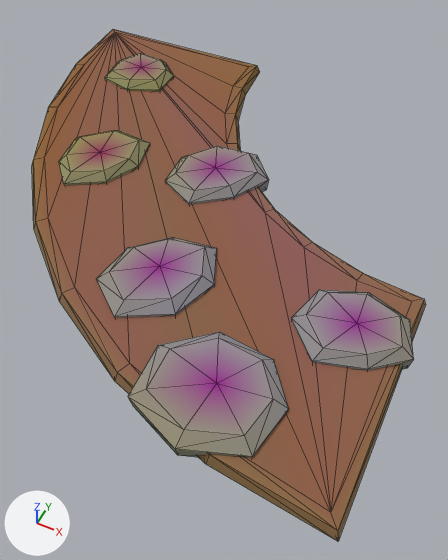
Renders of the glTF model ArtSource/Exports/Environment/Path_Stones_Curve.glb from each side of a commit.
Rendered twice from a camera (50 mm lens) standing at (2.0, -1.38, 2.07) and looking at (1.07, 0.47, -0.25). The lights are fixed; the arrows at lower left show +X, +Y and +Z. The first picture is the older version. Mesh edges are drawn as thin lines. Vertices at exactly the same position are counted once.

Names of what the first picture shows: 'Path_Stones_Curve'.
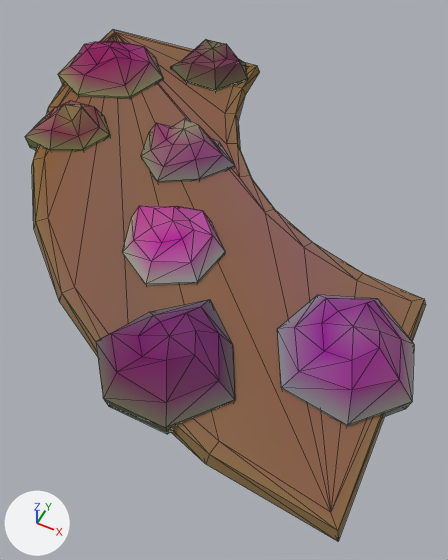
Location of each change, (x1, y1, x2, y2) in pixels of the pictures (448 x 560 px; the box of a moved part takes in the faces that stretch with it):
'Path_Stones_Curve', surface changed, reshaped: before (32, 29, 426, 541); after (25, 29, 426, 541)
part 1 of me_path_stones_curve, rebuilt (11% wider, 61% taller): before (291, 290, 414, 371); after (277, 295, 414, 426)
part 2 of me_path_stones_curve, added: after (25, 100, 110, 151)
part 3 of me_path_stones_curve, added: after (170, 39, 247, 92)
part 4 of me_path_stones_curve, added: after (122, 206, 225, 286)
part 5 of me_path_stones_curve, moved or reshaped: after (58, 75, 163, 99)
part 6 of me_path_stones_curve, reshaped: before (59, 130, 288, 458); after (96, 118, 235, 434)
part 7 of me_path_stones_curve, recoloured: (35, 38, 415, 462) in both
part 8 of me_path_stones_curve, recoloured: before (59, 53, 174, 181); after (58, 41, 163, 183)
part 9 of me_path_stones_curve, recoloured: before (128, 397, 184, 449); after (166, 331, 219, 402)

The change, as a diff of the scene's bpy script:
```diff
--- a/ArtSource/Exports/Environment/Path_Stones_Curve.glb.py
+++ b/ArtSource/Exports/Environment/Path_Stones_Curve.glb.py
@@ mat_m_env_pathstone @@
 n2 = _N.new('ShaderNodeMix'); n2.name = 'Mix'
 n2.inputs[0].default_value = 1.0  # 'Factor'
-n2.inputs[7].default_value = (0.301, 0.27, 0.332, 1.0)  # 'B', grey #958e9c
+n2.inputs[7].default_value = (0.462, 0.402, 0.413, 1.0)  # 'B', grey #b5aaac
 n3 = _N.new('ShaderNodeVertexColor'); n3.name = 'Color Attribute'
@@ mat_m_env_pathstonemid @@
+mat_m_env_pathstonemid = bpy.data.materials.new('M_Env_PathStoneMid')
+# nodes: BsdfPrincipled, Mix, OutputMaterial, VertexColor
+# colours: grey #8e8796, mixed with the vertex colours
@@ mat_m_env_pathstonedark @@
+mat_m_env_pathstonedark = bpy.data.materials.new('M_Env_PathStoneDark')
+# nodes: BsdfPrincipled, Mix, OutputMaterial, VertexColor
+# colours: grey #6f696e, mixed with the vertex colours
@@ me_path_stones_curve @@
 # used by ob_path_stones_curve; location = (0.0, 0.0, 0.0)
-me_path_stones_curve.from_pydata(...)  # 192 vertices, 356 faces; spans x -0.56..2.04, y -0.56..2.01, z -0.04..0.07
+me_path_stones_curve.from_pydata(...)  # 264 vertices, 496 faces; spans x -0.56..2.09, y -0.56..2.02, z -0.04..0.2
+# me_path_stones_curve part 1: the loose piece of 23 vertices spanning x 1.53..2.04, y 0.02..0.47, z -0.04..0.07 is rebuilt with 30 vertices and now spans x 1.5..2.09, y -0.18..0.45, z -0.04..0.2, in mat_m_env_pathstonemid
+# me_path_stones_curve part 2: a new loose piece of 30 vertices spanning x -0.29..0.14, y 0.67..1.07, z -0.04..0.2, in mat_m_env_pathstonemid
+# me_path_stones_curve part 3: a new loose piece of 30 vertices spanning x 0.07..0.57, y 1.6..2.02, z -0.04..0.19, in mat_m_env_pathstonedark
+# me_path_stones_curve part 4: a new loose piece of 30 vertices spanning x 0.6..1.11, y 0.07..0.58, z -0.04..0.18, in mat_m_env_pathstone
+# me_path_stones_curve part 5
+# 1 vertex is removed from x -0.05, y 1.57, z -0.04
+# 7 faces are deleted
+# 22 vertices move from x -0.25..0.15, y 1.37..1.76, z -0.04..0.07 to x -0.55..0.1, y 1.19..1.8, z 0.03..0.19
+# 8 vertices are added at x -0.53..0.09, y 1.2..1.79, z -0.04
+# 21 new faces join them, mat_m_env_pathstonemid
+# me_path_stones_curve part 6
+# 75 vertices are removed from x 0.0..1.69, y -0.53..1.13, z -0.04..0.07
+# 167 faces are deleted
+# 17 vertices move from x -0.01..1.65, y -0.54..0.99, z -0.04..0.07 to x 0.39..1.42, y -0.49..1.16, z -0.04..0.19
+# 43 vertices are added at x 0.32..1.49, y -0.49..1.17, z -0.04..0.2
+# 55 new faces join them, mat_m_env_pathstonemid
+# 56 new faces join them, mat_m_env_pathstonedark
+# me_path_stones_curve part 7: 142 kept faces spanning x -0.56..2.01, y -0.56..2.01, z -0.04..0.19 get new vertex colours
+# me_path_stones_curve part 8: 38 faces spanning x -0.55..0.86, y 0.7..1.8, z -0.04..0.19 switch from mat_m_env_pathstone to mat_m_env_pathstonemid
+# me_path_stones_curve part 9: 3 faces spanning x 1.24..1.42, y -0.42..-0.14, z 0.08..0.19 switch from mat_m_env_pathstone to mat_m_env_pathstonedark
 me_path_stones_curve.materials.append(mat_m_env_dirt)
```
